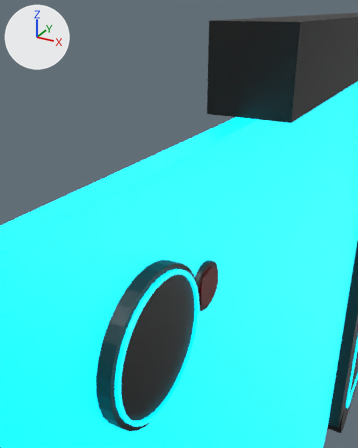
The FBX model Assets/GameThings/Models(All loc)/FutureCam1.fbx: old version first, new version second.
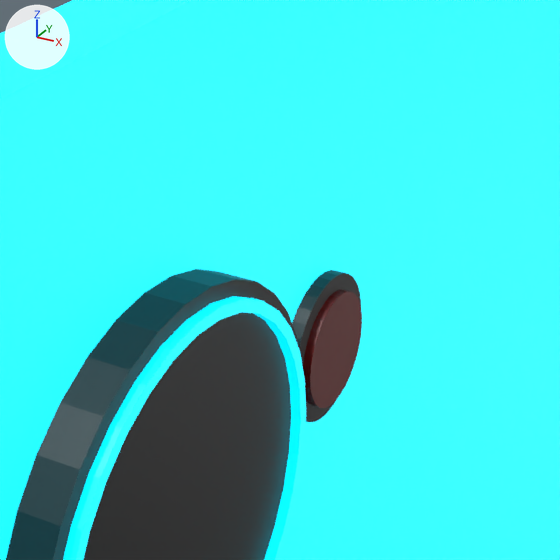
Each version appears first from a 50 mm camera at (0.165, -0.236, 0.713) aimed at (-0.023, 0.107, 0.542), and next in a close-up on the part from 27% to 79% of the width and 38% to 80% of the height. Arrows for +X, +Y and +Z are at upper left; the lights stay in place. The last two pictures show the newer version. Where no turn or scale is listed for an object, it has been applied to the vertices.
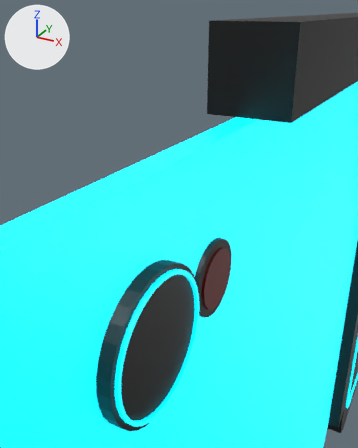
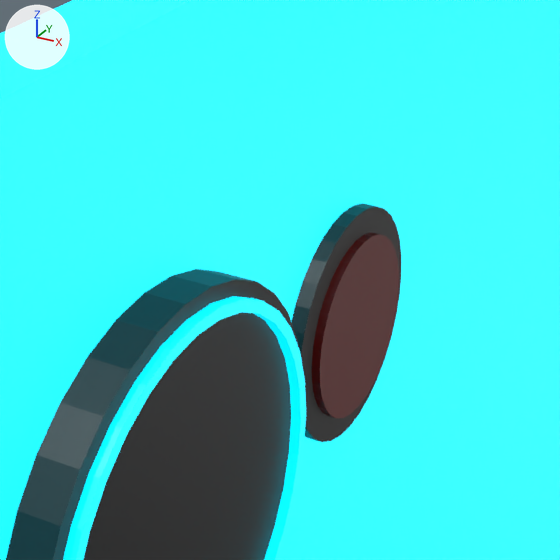
Boxes (x1, y1, x2, y2) around the edits, measured in the close-ups (560 x 560 px):
'Cylinder.004', moved, rescaled: before (303, 290, 362, 408); after (312, 233, 399, 418)
'Cylinder.003', moved, rescaled: before (292, 270, 361, 422); after (292, 203, 401, 442)

The change in detail:
Object 'Cylinder.004' (ob_cylinder_004) moves from (0.0056, 0.086, 0.5022) to (0.0057, 0.1009, 0.5022).
Object 'Cylinder.004' (ob_cylinder_004) is rescaled from (-0.0164, -0.0164, -0.0115) to (-0.0266, -0.0266, -0.012).
Object 'Cylinder.003' (ob_cylinder_003) moves from (0.0, 0.086, 0.5022) to (-0.0001, 0.1009, 0.5022).
Object 'Cylinder.003' (ob_cylinder_003) is rescaled from (-0.021, -0.021, -0.0148) to (-0.0341, -0.0341, -0.0153).
